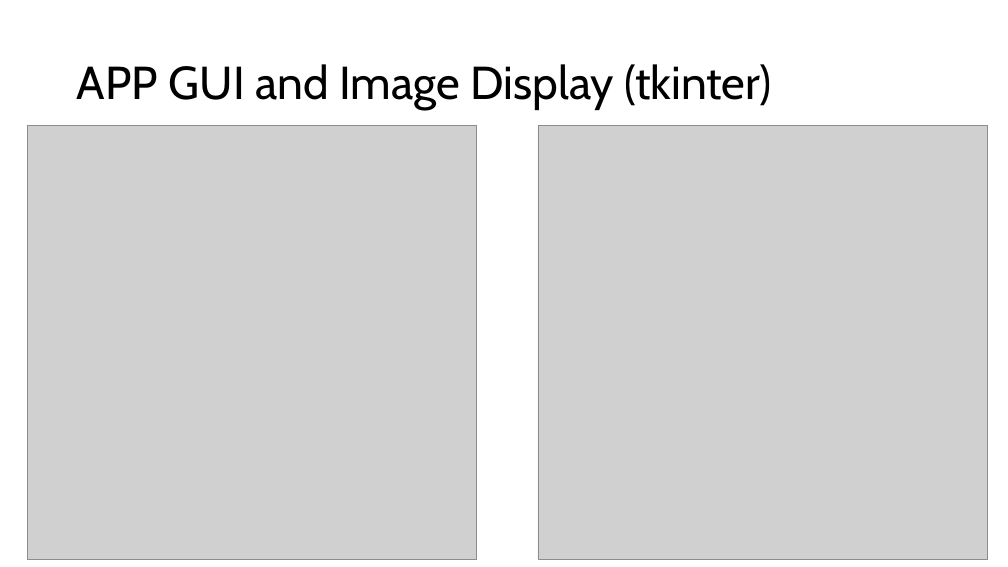
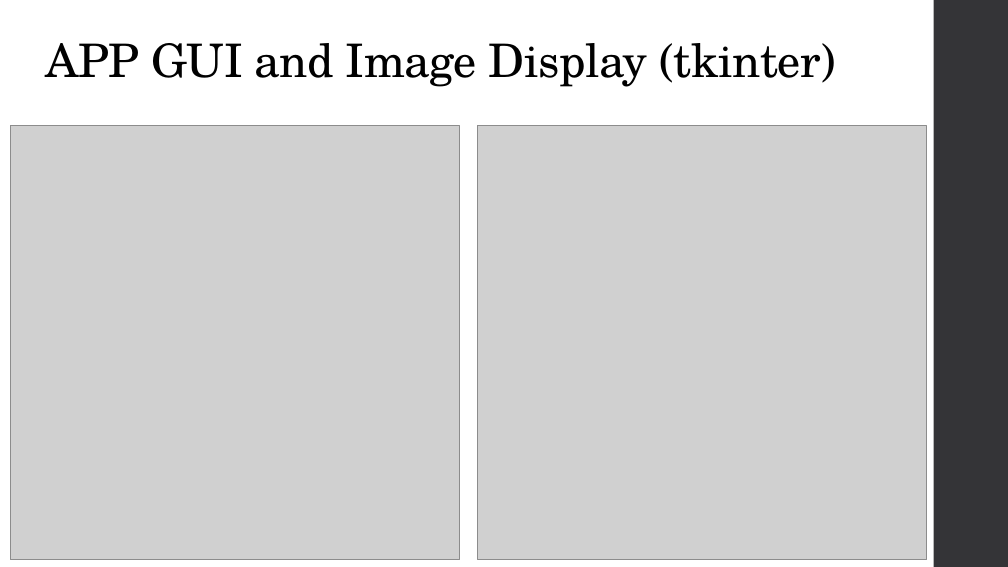
Before and after one commit to ShaneMilner/SemesterProject, a slide deck: slide 2 of presentation.pptx. Drawn at 1008x567 pixels with LibreOffice and Linux fonts; fonts in the diff are those of the drawing; grey boxes stand for pictures. Boxes give left, top, right and bottom in pixels: in the first picture for what was removed or moved away, otherwise in the second. Text is boxed around its words. In the diff, an @@ line names an element or a change of style, - is before the commit and + after.

```diff
--- a/presentation.pptx
+++ b/presentation.pptx
@@ title "APP GUI and Image Display ...": place and size @@
-title "APP GUI and Image Display ..." at box(77, 64, 771, 110)
+title "APP GUI and Image Display ..." at box(46, 43, 836, 87)
@@ title "APP GUI and Image Display ..." at box(46, 43, 836, 87): font Cabin to TeX Gyre Schola, letter spacing 0 to -0.5 pt; vertical alignment middle to bottom @@
@@ rectangle added at box(934, 0, 1008, 567), fill #353537 @@
@@ picture: place and size @@
-picture at box(28, 126, 477, 560)
+picture at box(10, 126, 459, 560)
@@ picture: place and size @@
-picture at box(538, 126, 988, 560)
+picture at box(478, 126, 927, 560)
```
Also in this commit, not shown: 4 other slides changed.
